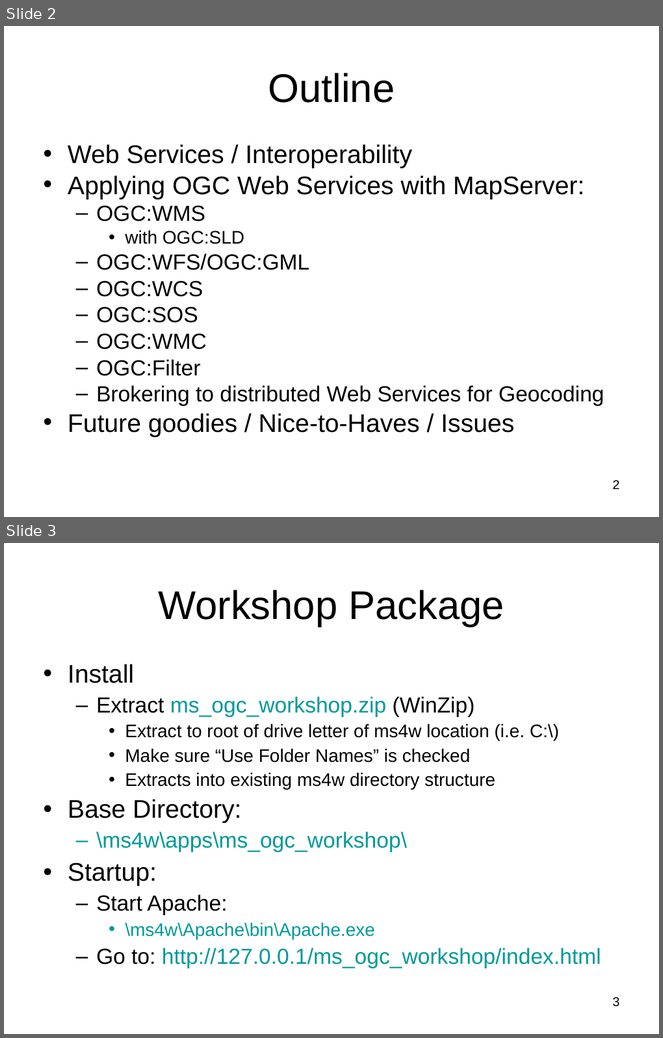
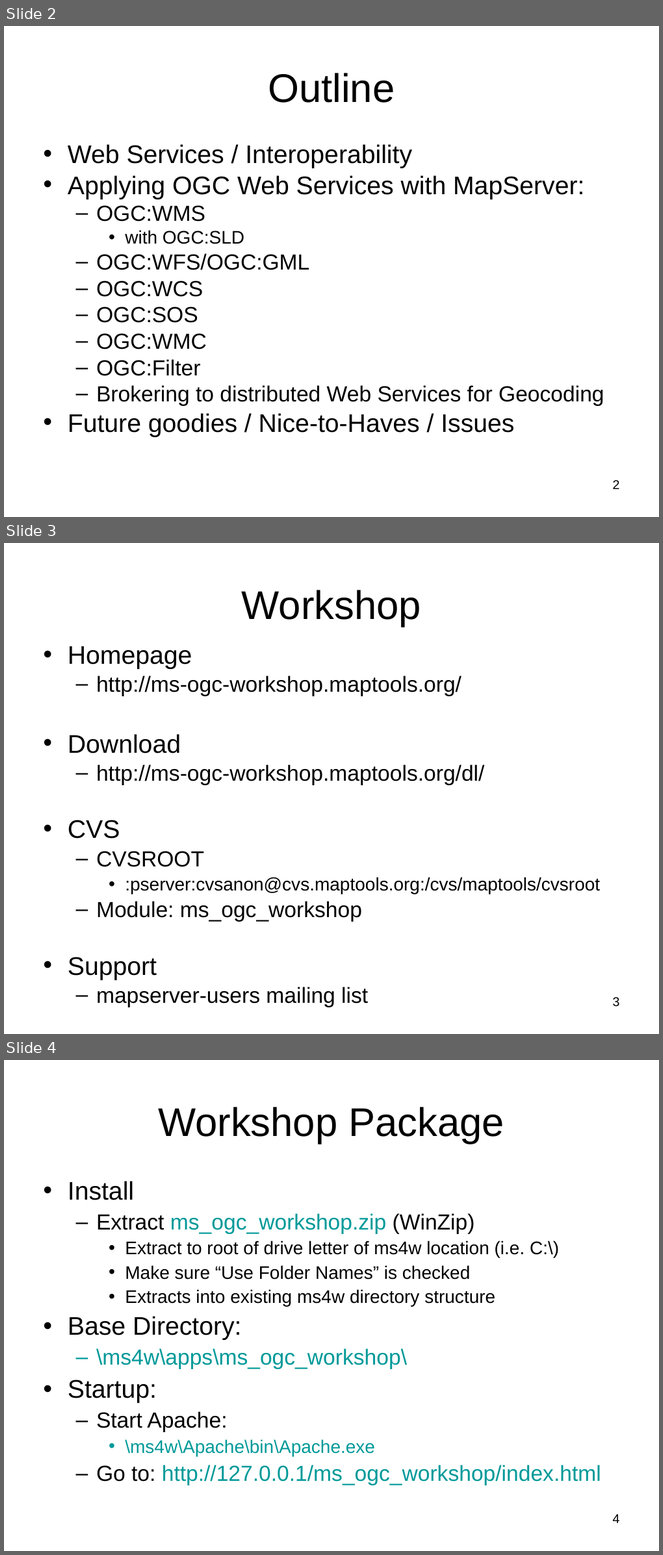
Before and after one commit to MapServer/ms-ogc-workshop, a slide deck: doc/ms_ogc_workshop.ppt. Shown one above the other, each under a label of ours: slides 2 and 3 before the commit, slides 2, 3 and 4 after it. The pictures are 663x1038 and 663x1555 pixels, drawn with LibreOffice and Linux fonts; fonts in the diff are those of the drawing. Boxes give left, top, right and bottom in pixels: in the first picture for what was removed or moved away, otherwise in the second. Text is boxed around its words. In the diff, an @@ line names an element or a change of style, - is before the commit and + after.

```diff
--- a/doc/ms_ogc_workshop.ppt
+++ b/doc/ms_ogc_workshop.ppt
@@ slide 3 added at box(4, 543, 659, 1034), background #FFFFFF @@
@@ title added at box(242, 590, 421, 627), 44 pt, text #000000 @@
+Workshop
@@ text added at box(68, 646, 600, 1008), 24 pt, text #000000 @@
+• Homepage
+  – http://ms-ogc-workshop.maptools.org/
+• Download
+  – http://ms-ogc-workshop.maptools.org/dl/
+• CVS
+  – CVSROOT
+    • :pserver:cvsanon@cvs.maptools.org:/cvs/maptools/cvsroot
+  – Module: ms_ogc_workshop
+• Support
+  – mapserver-users mailing list
@@ page number added at box(613, 997, 620, 1007), 14 pt, text #000000 @@
+3
@@ what was slide 3 is now slide 4 @@
@@ page number at box(613, 1514, 620, 1523): text changed @@
-3
+4
```
Also in this commit, not shown: 3 slides changed.
